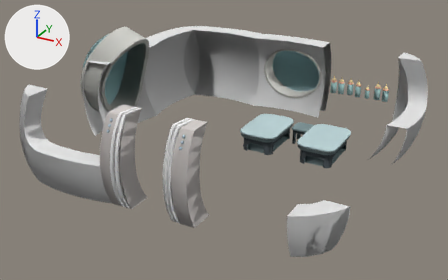
What one commit did to the glTF model www/models/lba2/iso_scenes/118.glb.
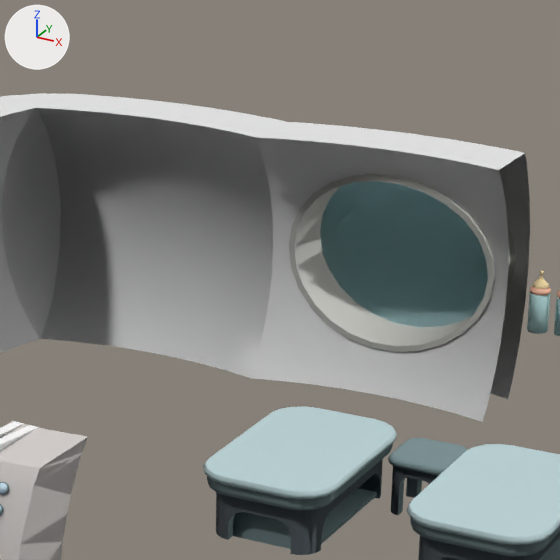
Each version appears first whole from a 50 mm lens placed at (50.91, -56.65, 14.23), pointed at (37.75, -32.71, 2.26), and next in a close-up on the part from 41% to 76% of the width and 0% to 56% of the height. Every picture has the same lights, and +X, +Y and +Z are marked at upper left. Where no turn or scale is listed for an object, it has been applied to the vertices. Vertices at the same position are counted once.

Objects in the first close-up: 'colored', 'textured_51c720184e9b89eb', 'textured_e409904b42712040', 'transparent_2', 'transparent_3'.
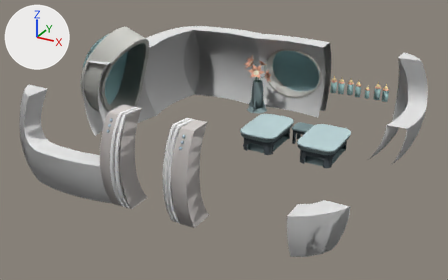
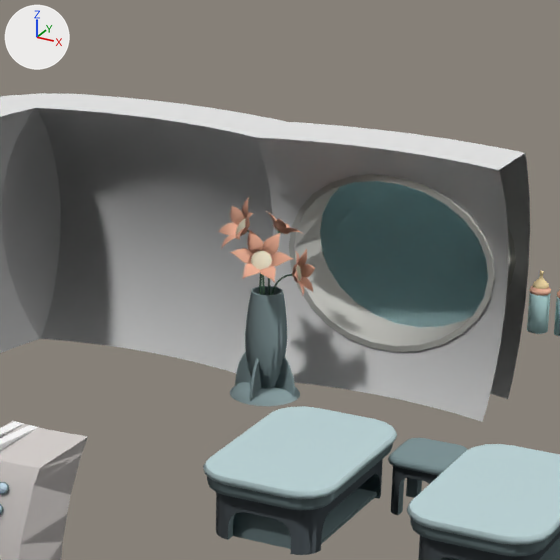
Pixel boxes [x1, y1, x2, y2] of what changed, in the close-ups (560 x 560 px):
part 1 of me_mesh_0, added
    after: [218, 197, 315, 406]

The edits, one by one:
me_mesh_0 is used by ob_colored; location (0.0, 0.0, 0.0).
me_mesh_0 had 5872 vertices, 11149 faces and spanned x 30.1..43.6, y -39.9..-24.2, z 1.5..6.8.
me_mesh_0 now has 8365 vertices, 16003 faces and spans x 30.1..43.6, y -39.9..-24.2, z 1.5..6.8.
me_mesh_0 part 1: 2493 vertices added at x 35.6..37.2, y -27.3..-25.7, z 1.5..4.7.
